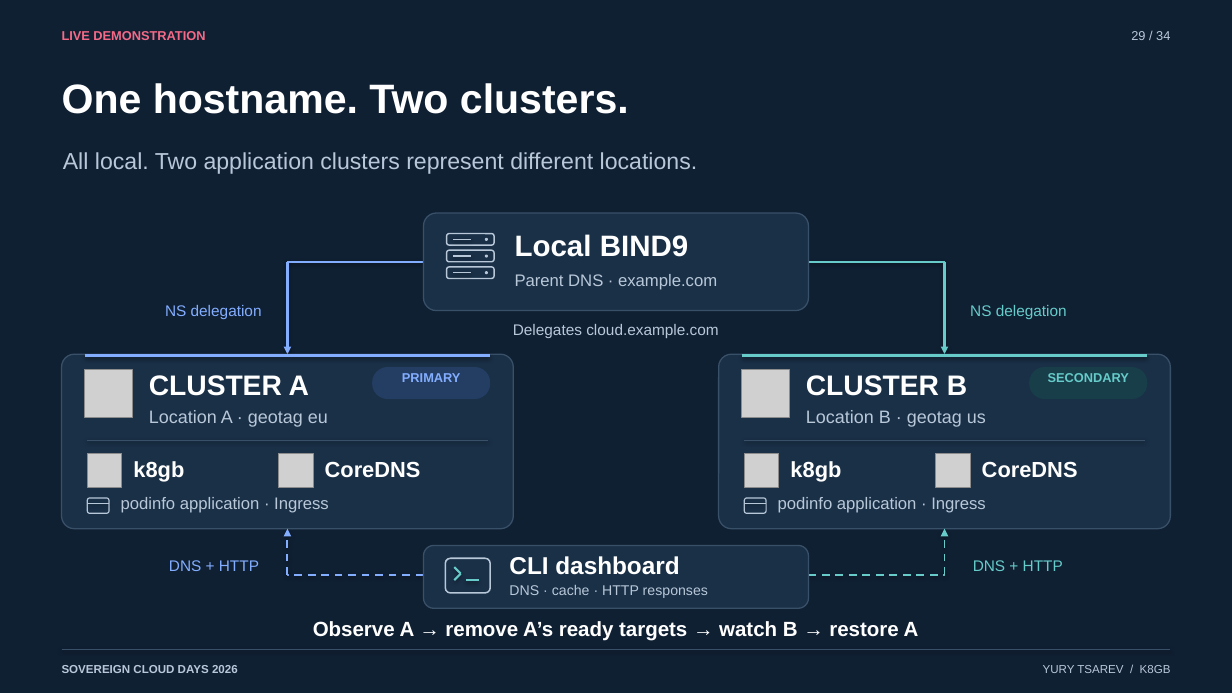
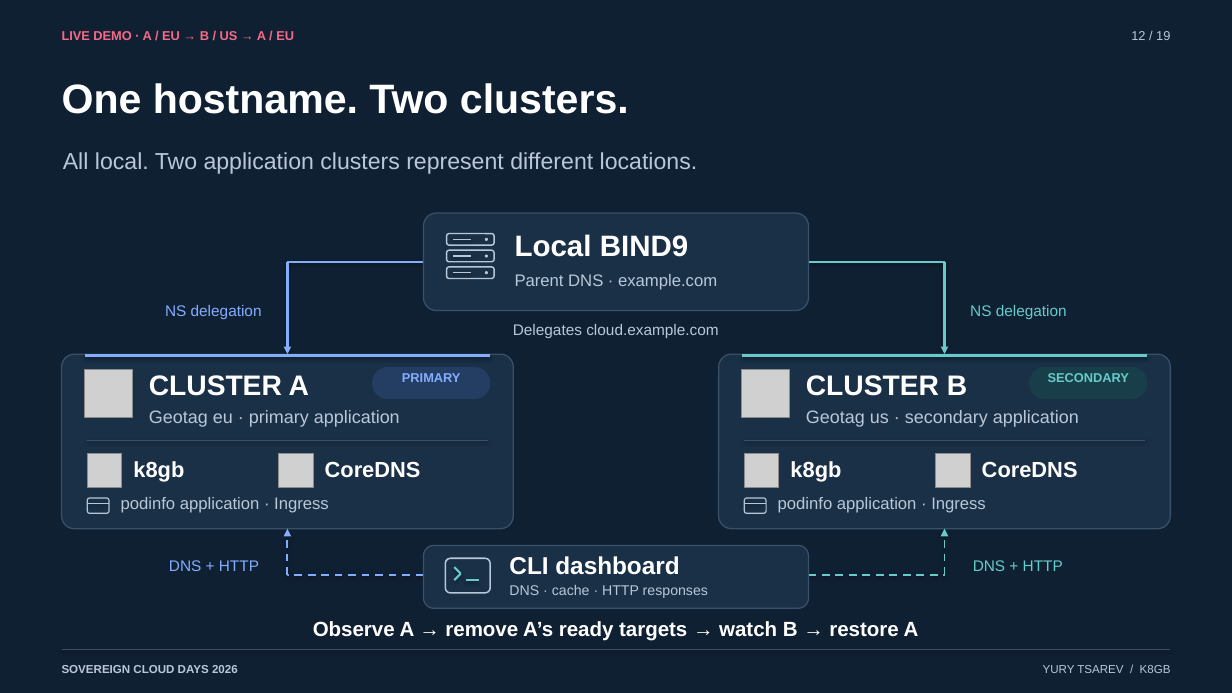
Before and after one commit to ytsarev/k8gb-sovereign-days-2026, a slide deck: slide 12 of slides/k8gb_sovereign_cloud_days_2026.pptx (slide 29 before the commit). Drawn at 1232x693 pixels with LibreOffice and Linux fonts; fonts in the diff are those of the drawing; grey boxes stand for pictures. Boxes give left, top, right and bottom in pixels: in the first picture for what was removed or moved away, otherwise in the second. Text is boxed around its words. In the diff, an @@ line names an element or a change of style, - is before the commit and + after.

Commit message:
Shorten talk to 19 main slides with demo before operational hard parts

```diff
--- a/slides/k8gb_sovereign_cloud_days_2026.pptx
+++ b/slides/k8gb_sovereign_cloud_days_2026.pptx
@@ text at [62,30,294,43]: text changed @@
-LIVE DEMONSTRATION
+LIVE DEMO · A / EU → B / US → A / EU
@@ text at [1131,31,1170,40]: text changed @@
-29 / 34
+12 / 19
@@ text at [149,410,400,427]: text changed @@
-Location A · geotag eu
+Geotag eu · primary application
@@ text at [806,410,1079,427]: text changed @@
-Location B · geotag us
+Geotag us · secondary application
```
Also in this commit, not shown: 23 other slides changed, 2 slides added, 10 slides removed, 3 other files.
